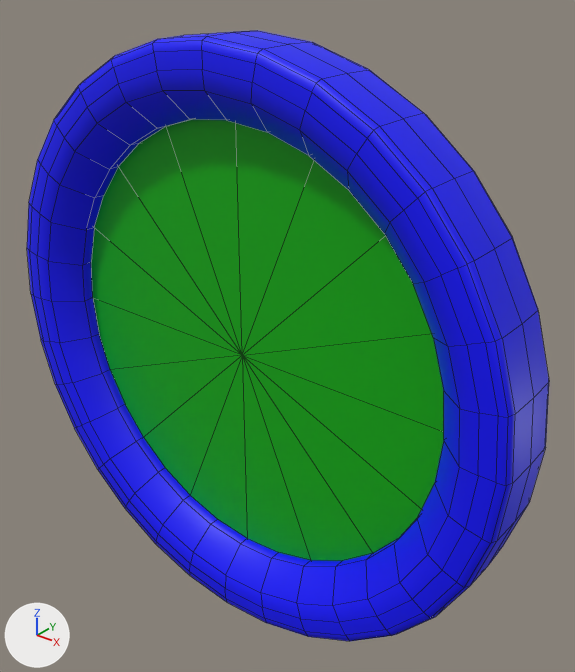
The FBX model Assets/Models/ModularParts/FullWindow.fbx: old version first, new version second.
Both versions are drawn from a 50 mm lens placed at (0.0545, -0.0599, 0.1015), pointed at (0.0034, 0.0039, 0.062). Lighting does not change. The marker at lower left points along +X, +Y and +Z. Mesh edges are drawn as thin lines. Where no turn or scale is listed for an object, it has been applied to the vertices.

The first picture shows 'Glass', 'Trim'.
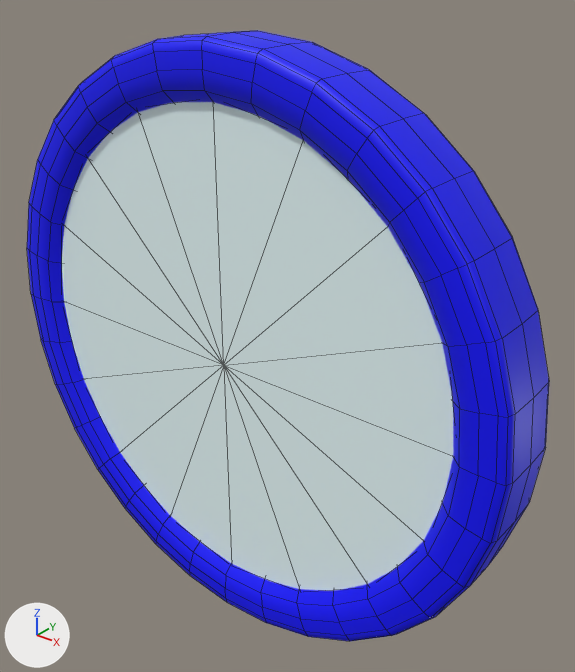
Edits to the bpy script that builds the scene:
```text
Add mat_glassmat:
    mat_glassmat = principled_material('GlassMat')
    mat_glassmat.base_color = (0.84, 1.0, 1.0)  # white #ecffff
Change me_mesh_001:
    used by ob_glass; parent = ob_window_full; location = (0.0, 0.0, 0.0)
    remove me_mesh_001.from_pydata(...)  # 17 vertices, 16 faces; spans x -2.89..2.89, y -2.89..2.89, z 0.0
    remove me_mesh_001.materials.append(mat_windowemissives)  # green #00af00
    add me_mesh_001.from_pydata(...)  # 34 vertices, 32 faces; spans x -2.89..2.89, y -2.89..2.89, z -0.3..0.31
    me_mesh_001 part 1: the whole mesh is rebuilt
    add me_mesh_001.materials.append(mat_glassmat)  # white #ecffff
```

What differs and where, as boxes [x1, y1, x2, y2] in the pictures (575 x 672 px):
'Glass', reshaped (11% wider, 11% taller)
    before: [91, 119, 444, 561]
    after: [62, 102, 453, 591]
